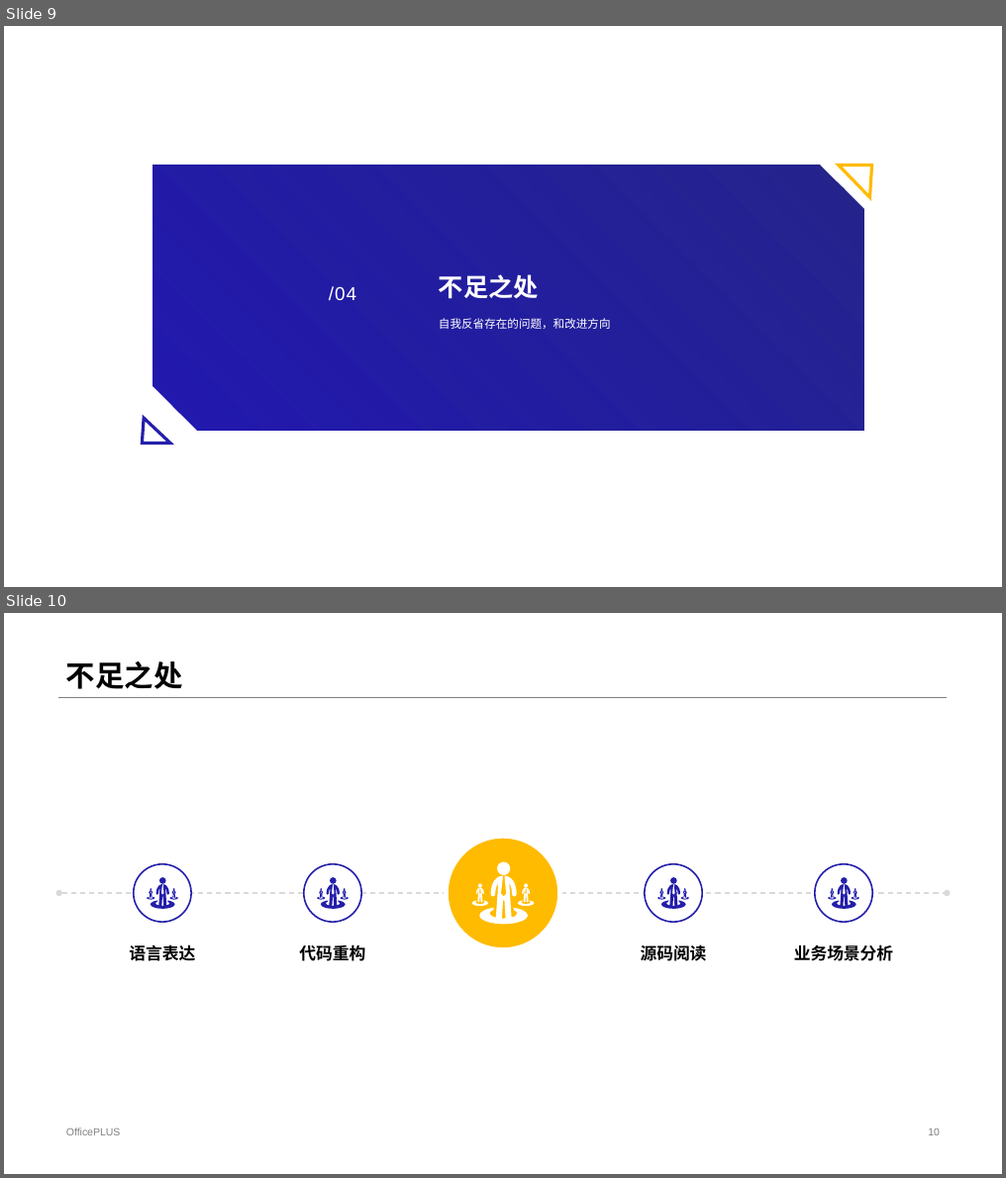
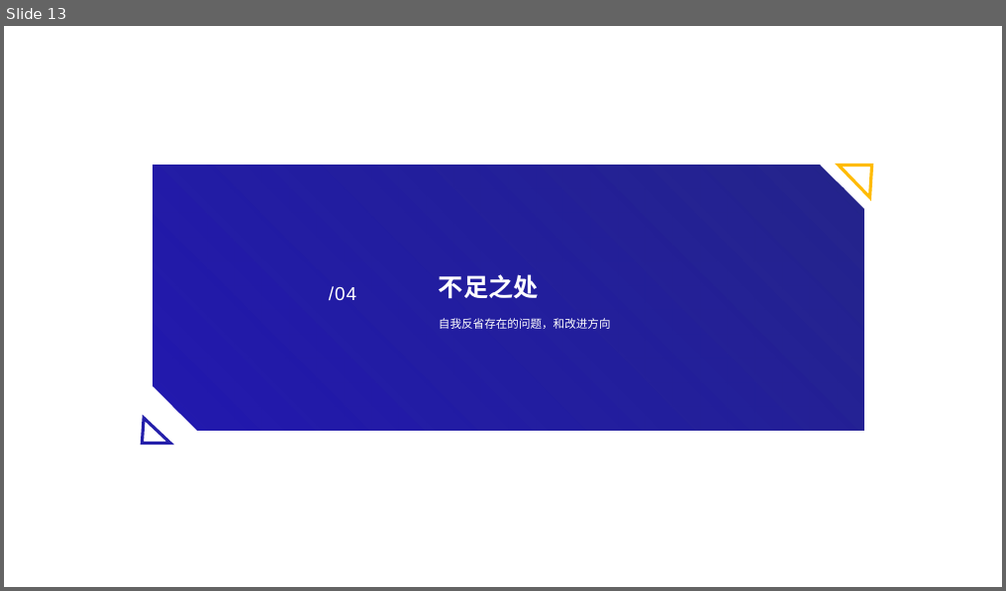
Before and after one commit to czx-dev/note, a slide deck: 陈仲贤述职答辩.pptx. Shown one above the other, each under a label of ours: slides 9 and 10 before the commit, slide 13 after it. The pictures are 1006x1178 and 1006x591 pixels, drawn with LibreOffice and Linux fonts; fonts in the diff are those of the drawing. Boxes give left, top, right and bottom in pixels: in the first picture for what was removed or moved away, otherwise in the second. Text is boxed around its words. In the diff, an @@ line names an element or a change of style, - is before the commit and + after.

```diff
--- a/陈仲贤述职答辩.pptx
+++ b/陈仲贤述职答辩.pptx
@@ slide 10 removed at (4, 613, 1002, 1174), background #FFFFFF @@
@@ title removed at (66, 662, 182, 689) @@
-不足之处
@@ line removed from (58, 697) to (947, 697) @@
@@ group removed at (59, 836, 947, 961): 5 ellipses, 5 freeform shapes, 4 texts, 1 double arrow @@
-语言表达
-代码重构
-源码阅读
-业务场景分析
@@ text removed at (66, 1128, 120, 1136) @@
-OfficePLUS
@@ page number removed at (928, 1129, 940, 1136) @@
-10
@@ what was slide 9 is now slide 13 @@
```
Also in this commit, not shown: 6 slides changed, 7 slides added, 2 other slides removed.
